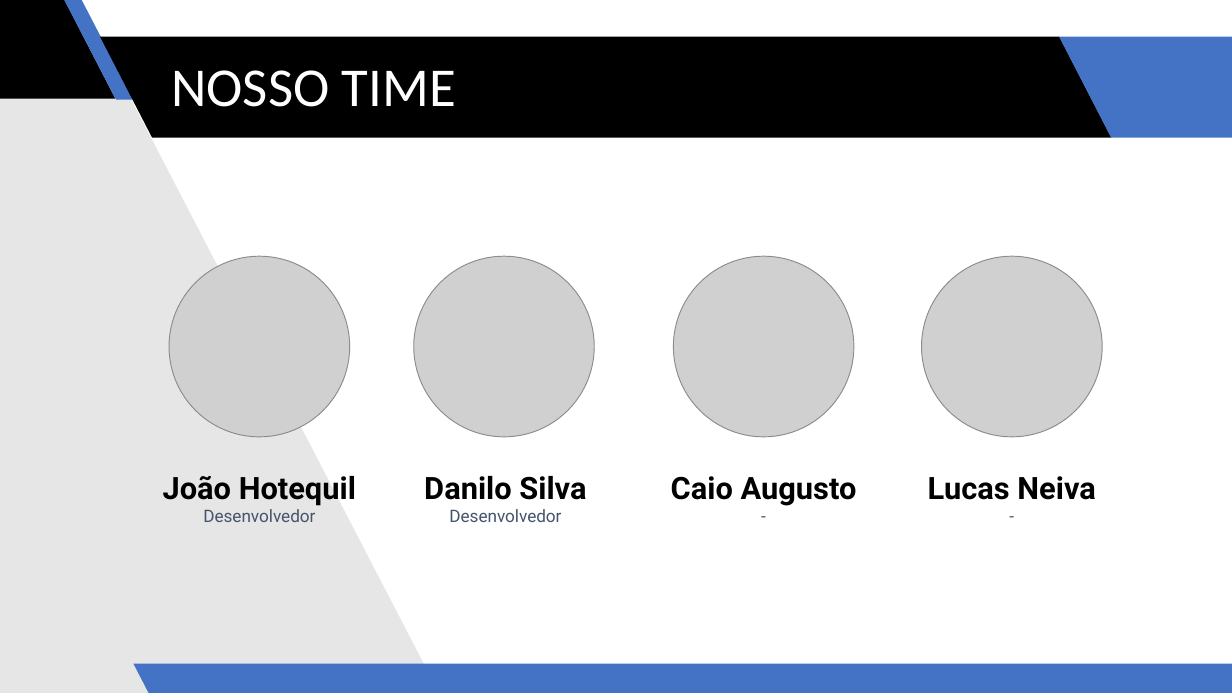
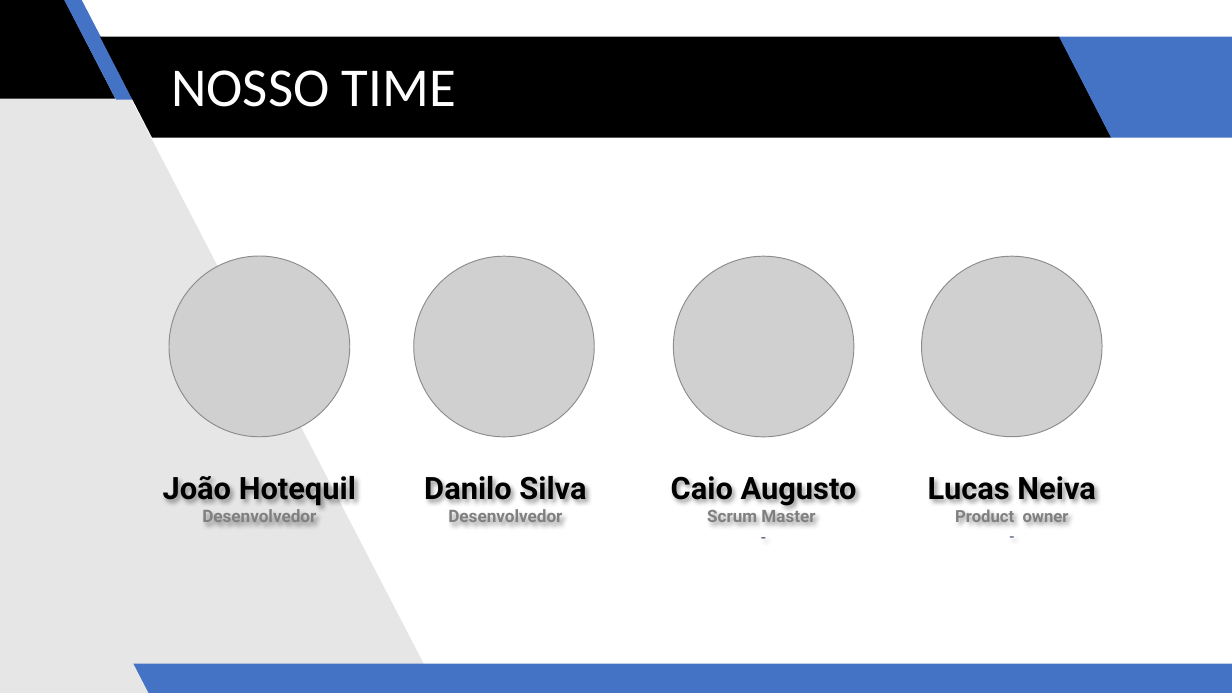
Before and after one commit to tech-warriors-corporation/profitco, a slide deck: slide 4 of presentation.pptx. Drawn at 1232x693 pixels with LibreOffice and Linux fonts; fonts in the diff are those of the drawing; grey boxes stand for pictures. Boxes give left, top, right and bottom in pixels: in the first picture for what was removed or moved away, otherwise in the second. Text is boxed around its words. In the diff, an @@ line names an element or a change of style, - is before the commit and + after.

```diff
--- a/presentation.pptx
+++ b/presentation.pptx
@@ text "João Hotequil Desenvolvedor" at [163, 471, 356, 522]: text colour #44546A to #808080, bold on in "Desenvolvedor" @@
@@ text "Danilo Silva Desenvolvedor" at [424, 471, 586, 522]: text colour #44546A to #808080, bold on in "Desenvolvedor" @@
@@ text at [671, 476, 857, 522]: text changed; size 24 to 13.3 pt @@
-Caio Augusto
--
+Caio Augusto
+Scrum Master
+-
@@ text at [928, 476, 1095, 522]: text changed; size 24 to 13 pt; text colour #000000 to #808080 @@
-Lucas Neiva
--
+Lucas Neiva
+Product owner
+-
```
Also in this commit, not shown: 3 other slides changed.
